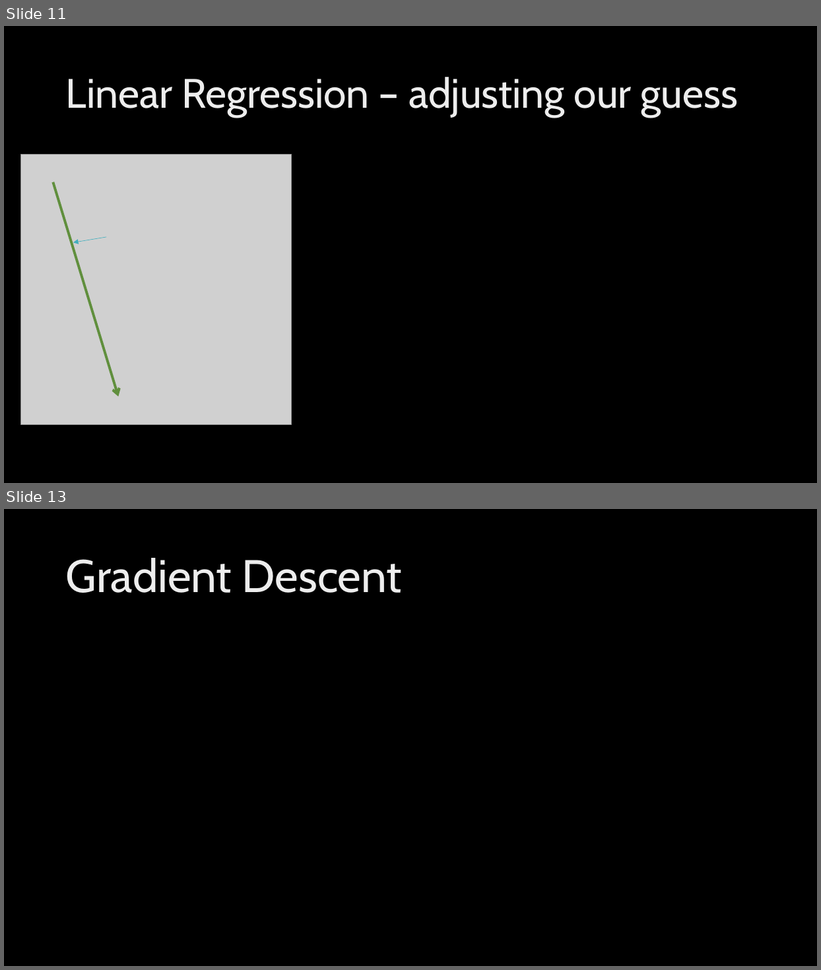
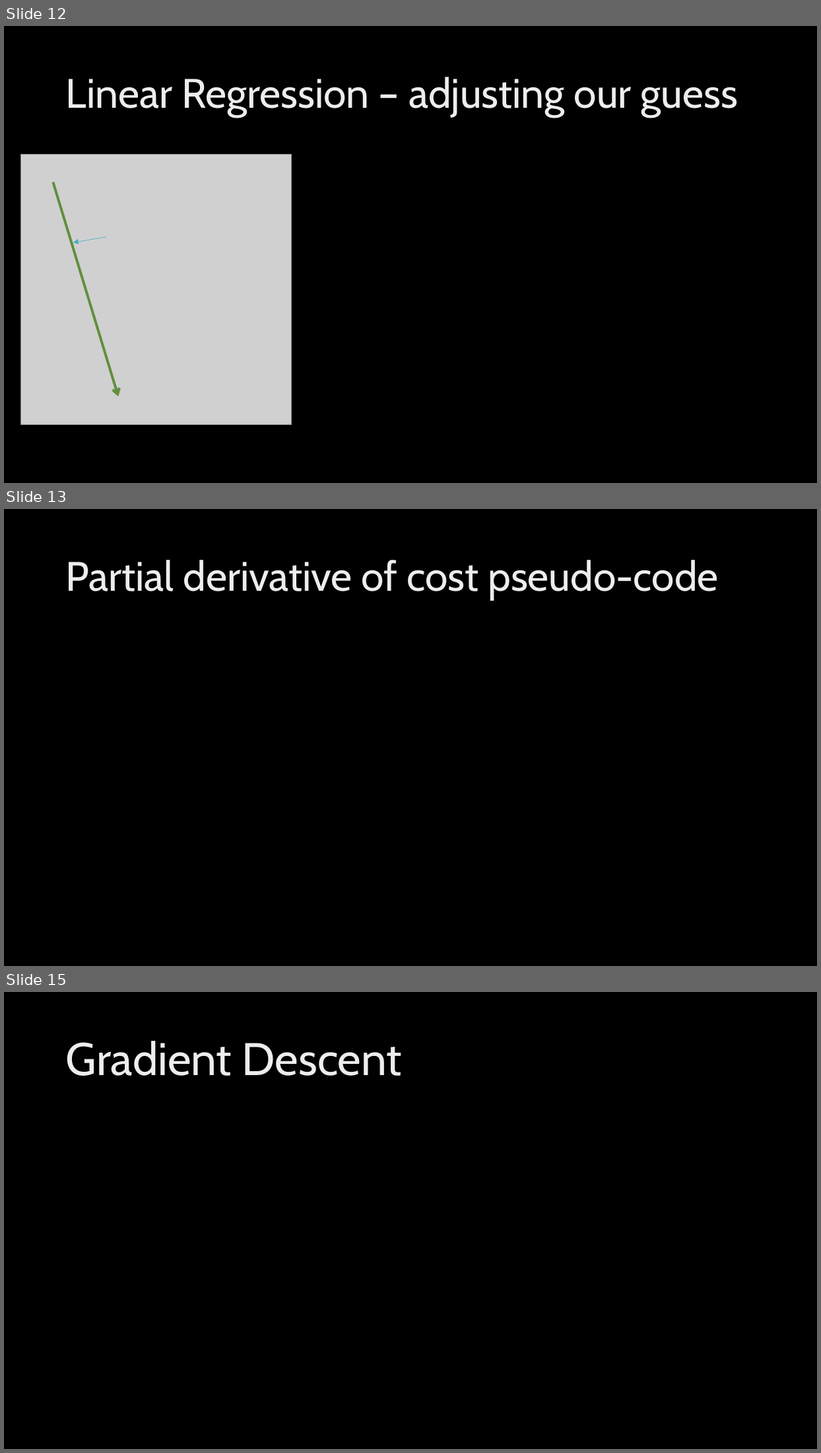
Before and after one commit to FleepyBeepy/Artificial-Intelligence, a slide deck: Lecture Slides/Linear Regression.pptx. Shown one above the other, each under a label of ours: slides 11 and 13 before the commit, slides 12, 13 and 15 after it; the slides between them are not shown. The pictures are 821x970 and 821x1453 pixels, drawn with LibreOffice and Linux fonts; fonts in the diff are those of the drawing; grey boxes stand for pictures; background and template pictures are left out. Boxes give left, top, right and bottom in pixels: in the first picture for what was removed or moved away, otherwise in the second. Text is boxed around its words. In the diff, an @@ line names an element or a change of style, - is before the commit and + after.

Commit message:
- Added pseudo-code for linear regression methods - Cleaned up mild errors in basics and neural network materials

```diff
--- a/Lecture Slides/Linear Regression.pptx
+++ b/Lecture Slides/Linear Regression.pptx
@@ slide 13 added at (4, 509, 817, 966), background picture (left out) @@
@@ title added at (66, 560, 718, 600), 48.6 pt, text gradient #BFBFBF to #EDEDED to #FFFFFF @@
+Partial derivative of cost pseudo-code
@@ what was slide 11 is now slide 12 @@
@@ what was slide 13 is now slide 15 @@
```
Also in this commit, not shown: 3 slides changed, 5 other slides added, 2 other files.
